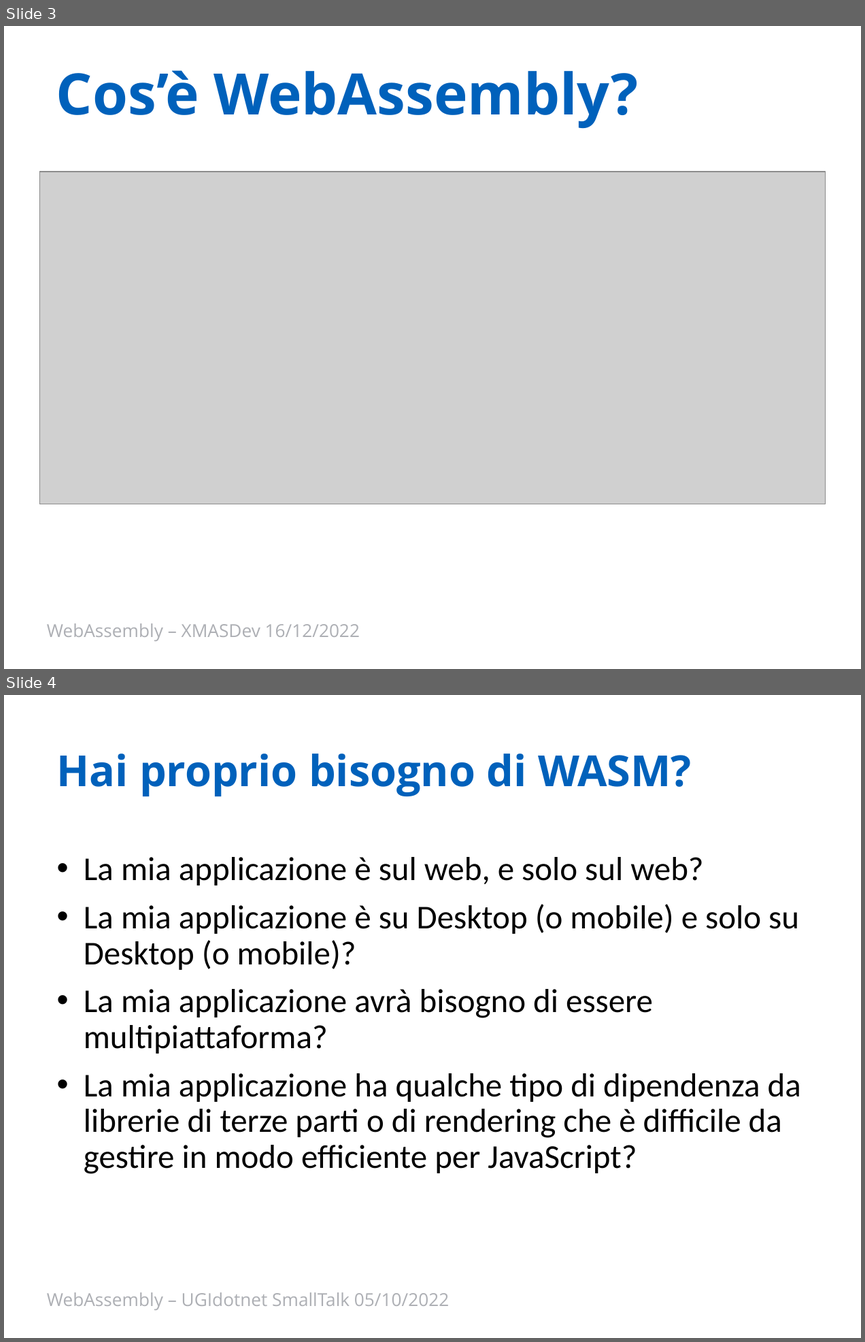
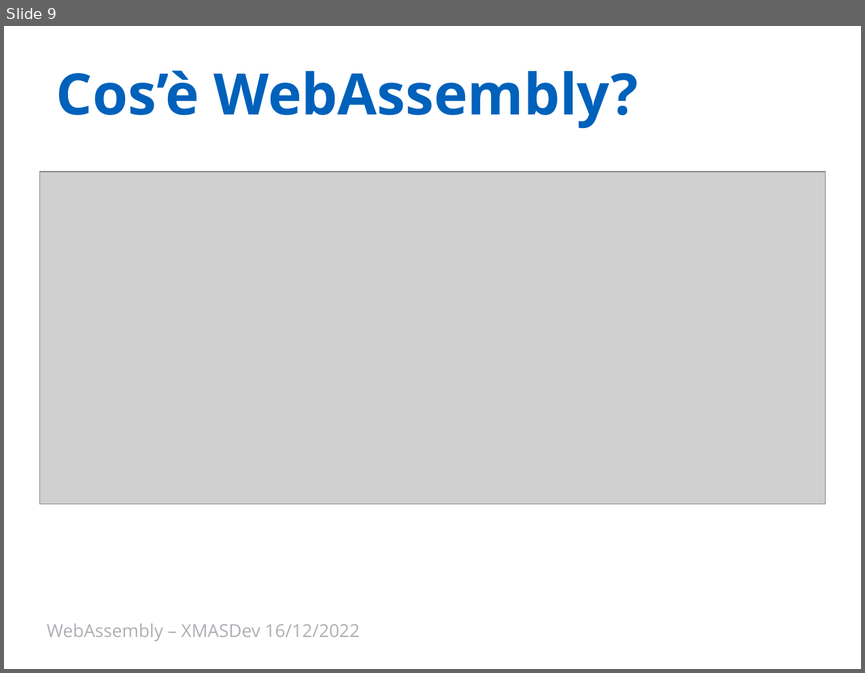
Before and after one commit to Ace68/slide, a slide deck: 2022/XMasDev/WebAssembly.pptx. Shown one above the other, each under a label of ours: slides 3 and 4 before the commit, slide 9 after it. The pictures are 865x1342 and 865x673 pixels, drawn with LibreOffice and Linux fonts; fonts in the diff are those of the drawing; grey boxes stand for pictures; background and template pictures are left out. Boxes give left, top, right and bottom in pixels: in the first picture for what was removed or moved away, otherwise in the second. Text is boxed around its words. In the diff, an @@ line names an element or a change of style, - is before the commit and + after.

```diff
--- a/2022/XMasDev/WebAssembly.pptx
+++ b/2022/XMasDev/WebAssembly.pptx
@@ slide 4 removed at <box>4,695,861,1338</box>, background #FFFFFF @@
@@ title removed at <box>56,753,691,796</box> @@
-Hai proprio bisogno di WASM?
@@ text removed at <box>84,857,801,1174</box> @@
-• La mia applicazione è sul web, e solo sul web?
-• La mia applicazione è su Desktop (o mobile) e solo su Desktop (o mobile)?
-• La mia applicazione avrà bisogno di essere multipiattaforma?
-• La mia applicazione ha qualche tipo di dipendenza da librerie di terze parti o di rendering che è difficile da gestire in modo efficiente per JavaScript?
@@ text removed at <box>47,1292,449,1310</box> @@
-WebAssembly – UGIdotnet SmallTalk 05/10/2022
@@ what was slide 3 is now slide 9 @@
```
Also in this commit, not shown: 6 slides changed, 9 slides added, 2 other slides removed, 1 other file.
